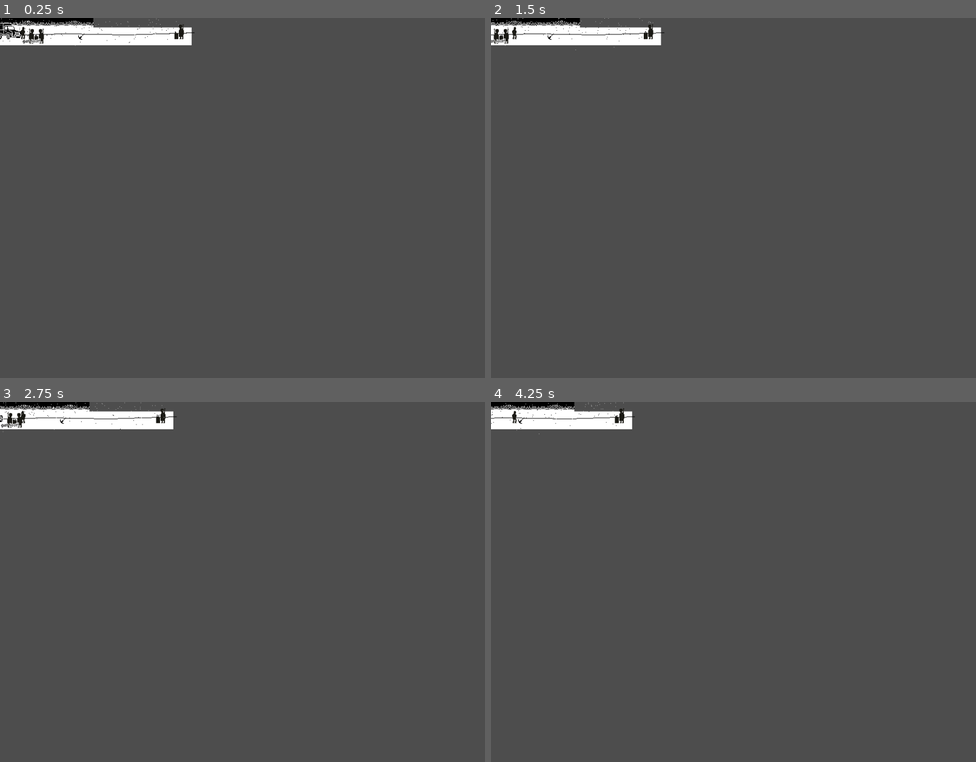
Above: before the commit, frames 1-4 (two rows, left to right).
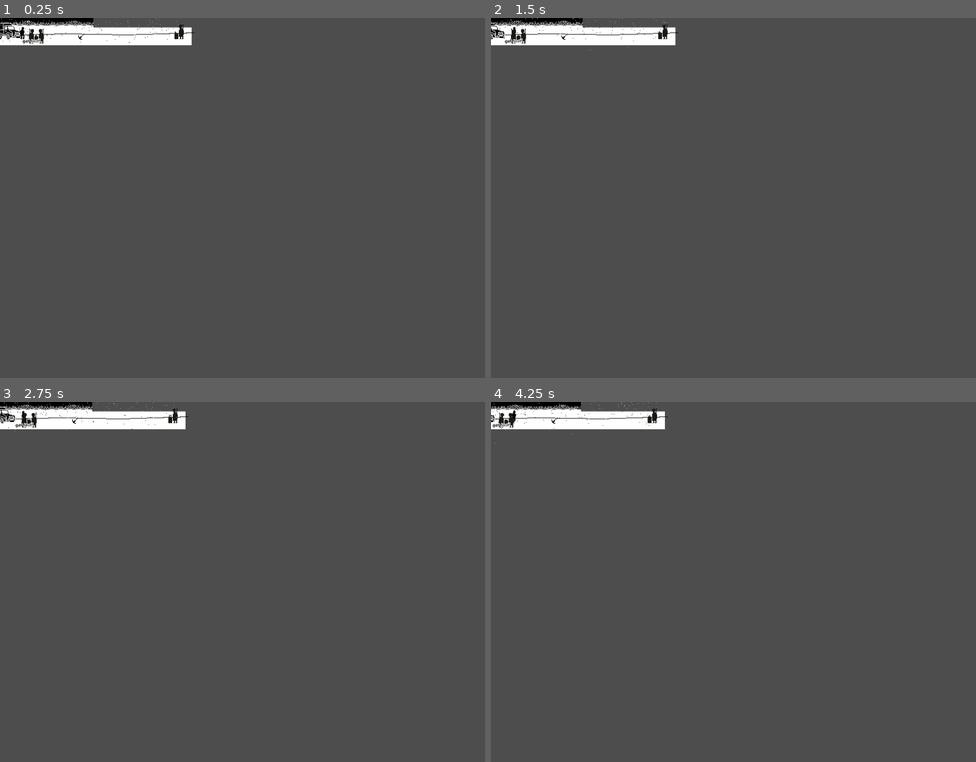
Above: after the commit, the same moments.

Repository: Eptwalabha/nj6-freeze
Game: Godot game, scene res://scene/game/lvl-labor.tscn
The game is run twice, just before and just after one commit, with the same random seed, the same clock (stepped at 60 frames per second) and the same inputs. This scene is started directly instead of the project's main scene. Sound files missing from this copy of the repository are replaced by a short silence.
Inputs:
- Up to frame 1 (0.25 s): no input
- Up to frame 2 (1.5 s): tap Enter at 0.5 s; hold Space (action-confirm) 0.53-1.28 s; hold Right (move_right) from 0.53 s (still down); tap Space (action-confirm) at 1.35 s
- Up to frame 3 (2.75 s): release Right (move_right) at 2.03 s; hold Left (move_left) from 2.03 s (still down); hold Space (action-confirm) from 2.03 s (still down)
- Up to frame 4 (4.25 s): release Left (move_left) at 2.78 s; release Space (action-confirm) at 2.78 s; hold Right (move_right) from 2.78 s (still down); tap Space (action-confirm) at 2.85 s; hold Space (action-confirm) from 3.53 s (still down)

The runs differ from the first frame. In frame 1, less than 0.1% of the frame differs, in the area x 4-6%, y 2-6%; in frame 2, 0.7%; in frame 3, 0.7%; in frame 4, 0.9%, in the area x 0-37%, y 0-12%.

Commit message:
player animation + animation tree

Diff:
--- a/main.tscn
+++ b/main.tscn
@@ -20,6 +20,7 @@
 [node name="Main" type="Node"]
 script = ExtResource("1_nrtmp")
 palette = 2
+pixel_ratio = 1.0
 
 [node name="SubViewportContainer" type="SubViewportContainer" parent="."]
 offset_right = 84.0
@@ -44,7 +45,7 @@
 anchor_bottom = 1.0
 grow_horizontal = 2
 grow_vertical = 2
-ratio = 1.36325
+ratio = 1.75
 metadata/_edit_group_ = true
 
 [node name="NokiaShader" type="ColorRect" parent="AspectRatioContainer"]
--- a/scene/core/player.gd
+++ b/scene/core/player.gd
@@ -1,8 +1,7 @@
 class_name Player
 extends CharacterBody2D
 
-const SPEED = 30.0
-const JUMP_VELOCITY = -40.0
+const SPEED = 15.0
 
 @onready var animation_player: AnimationPlayer = $AnimationPlayer
 @onready var animation_tree: AnimationTree = $AnimationTree
@@ -11,13 +10,20 @@
 var heating : bool = false
 var working : bool = false
 
+func _ready() -> void:
+	animation_tree.active = true
+
 func _physics_process(delta: float) -> void:
 	if not is_on_floor():
 		velocity.y += 50 * delta
-	velocity.x = Input.get_axis("move_left", "move_right") * 42.0
+	velocity.x = Input.get_axis("move_left", "move_right") * SPEED
 	move_and_slide()
 	_update_player_states()
 
 func _update_player_states() -> void:
+	var moving = false
 	if velocity.x != 0:
+		moving = true
 		sprite_2d.flip_h = velocity.x < 0
+	animation_tree.set("parameters/conditions/moving", moving)
+	animation_tree.set("parameters/conditions/idle", not moving)
--- a/scene/core/player.tscn
+++ b/scene/core/player.tscn
@@ -1,21 +1,113 @@
-[gd_scene load_steps=5 format=3 uid="uid://n5iv26l5gsf2"]
+[gd_scene load_steps=17 format=3 uid="uid://n5iv26l5gsf2"]
 
 [ext_resource type="Script" path="res://scene/core/player.gd" id="1_gs02o"]
-[ext_resource type="Texture2D" uid="uid://c6ub2d4kngpp3" path="res://assets/img/arts/arts.png" id="1_vt8i7"]
+[ext_resource type="Texture2D" uid="uid://5vij36722j32" path="res://assets/img/spritesheets/player.png" id="2_vlalk"]
 
 [sub_resource type="RectangleShape2D" id="RectangleShape2D_imbqk"]
 size = Vector2(8, 22)
 
+[sub_resource type="Animation" id="Animation_p0n8i"]
+resource_name = "idle"
+tracks/0/type = "value"
+tracks/0/imported = false
+tracks/0/enabled = true
+tracks/0/path = NodePath("Sprite2D:frame")
+tracks/0/interp = 1
+tracks/0/loop_wrap = true
+tracks/0/keys = {
+"times": PackedFloat32Array(0),
+"transitions": PackedFloat32Array(1),
+"update": 1,
+"values": [0]
+}
+
+[sub_resource type="Animation" id="Animation_412vt"]
+length = 0.001
+tracks/0/type = "value"
+tracks/0/imported = false
+tracks/0/enabled = true
+tracks/0/path = NodePath("Sprite2D:frame")
+tracks/0/interp = 1
+tracks/0/loop_wrap = true
+tracks/0/keys = {
+"times": PackedFloat32Array(0),
+"transitions": PackedFloat32Array(1),
+"update": 1,
+"values": [0]
+}
+
+[sub_resource type="Animation" id="Animation_mi3f6"]
+resource_name = "walk"
+loop_mode = 1
+tracks/0/type = "value"
+tracks/0/imported = false
+tracks/0/enabled = true
+tracks/0/path = NodePath("Sprite2D:frame")
+tracks/0/interp = 1
+tracks/0/loop_wrap = true
+tracks/0/keys = {
+"times": PackedFloat32Array(0, 0.25, 0.5, 0.75),
+"transitions": PackedFloat32Array(1, 1, 1, 1),
+"update": 1,
+"values": [1, 2, 3, 4]
+}
+
+[sub_resource type="AnimationLibrary" id="AnimationLibrary_ibhdy"]
+_data = {
+"RESET": SubResource("Animation_412vt"),
+"idle": SubResource("Animation_p0n8i"),
+"walk": SubResource("Animation_mi3f6")
+}
+
+[sub_resource type="AnimationNodeAnimation" id="AnimationNodeAnimation_q2win"]
+animation = &"walk"
+
+[sub_resource type="AnimationNodeTimeScale" id="AnimationNodeTimeScale_xqa8o"]
+
+[sub_resource type="AnimationNodeBlendTree" id="AnimationNodeBlendTree_l87dj"]
+graph_offset = Vector2(-113.545, 84.7529)
+nodes/Animation/node = SubResource("AnimationNodeAnimation_q2win")
+nodes/Animation/position = Vector2(0, 140)
+nodes/TimeScale/node = SubResource("AnimationNodeTimeScale_xqa8o")
+nodes/TimeScale/position = Vector2(220, 80)
+nodes/output/position = Vector2(380, 160)
+node_connections = [&"TimeScale", 0, &"Animation", &"output", 0, &"TimeScale"]
+
+[sub_resource type="AnimationNodeAnimation" id="AnimationNodeAnimation_f5rsa"]
+animation = &"idle"
+
+[sub_resource type="AnimationNodeAnimation" id="AnimationNodeAnimation_7tgb4"]
+animation = &"walk"
+
+[sub_resource type="AnimationNodeStateMachineTransition" id="AnimationNodeStateMachineTransition_lrf72"]
+advance_mode = 2
+
+[sub_resource type="AnimationNodeStateMachineTransition" id="AnimationNodeStateMachineTransition_pbrdv"]
+advance_mode = 2
+advance_condition = &"moving"
+
+[sub_resource type="AnimationNodeStateMachineTransition" id="AnimationNodeStateMachineTransition_smryo"]
+advance_mode = 2
+advance_condition = &"idle"
+
 [sub_resource type="AnimationNodeStateMachine" id="AnimationNodeStateMachine_gkmwf"]
+states/BlendTree/node = SubResource("AnimationNodeBlendTree_l87dj")
+states/BlendTree/position = Vector2(626.85, 42.06)
+states/idle/node = SubResource("AnimationNodeAnimation_f5rsa")
+states/idle/position = Vector2(364, 89)
+states/walk/node = SubResource("AnimationNodeAnimation_7tgb4")
+states/walk/position = Vector2(601, 229)
+transitions = ["Start", "idle", SubResource("AnimationNodeStateMachineTransition_lrf72"), "idle", "BlendTree", SubResource("AnimationNodeStateMachineTransition_pbrdv"), "BlendTree", "idle", SubResource("AnimationNodeStateMachineTransition_smryo")]
+graph_offset = Vector2(95.85, -11.94)
 
 [node name="Player" type="CharacterBody2D"]
 slide_on_ceiling = false
 script = ExtResource("1_gs02o")
 
 [node name="Sprite2D" type="Sprite2D" parent="."]
-position = Vector2(0, -11)
-texture = ExtResource("1_vt8i7")
-region_enabled = true
+position = Vector2(0, -15)
+texture = ExtResource("2_vlalk")
+hframes = 5
 region_rect = Rect2(11, 25, 8, 22)
 
 [node name="CollisionShape2D" type="CollisionShape2D" parent="."]
@@ -23,7 +115,17 @@
 shape = SubResource("RectangleShape2D_imbqk")
 
 [node name="AnimationPlayer" type="AnimationPlayer" parent="."]
+libraries = {
+"": SubResource("AnimationLibrary_ibhdy")
+}
 
 [node name="AnimationTree" type="AnimationTree" parent="."]
+active = false
+libraries = {
+"": SubResource("AnimationLibrary_ibhdy")
+}
 tree_root = SubResource("AnimationNodeStateMachine_gkmwf")
 anim_player = NodePath("../AnimationPlayer")
+parameters/conditions/idle = false
+parameters/conditions/moving = false
+parameters/BlendTree/TimeScale/scale = 1.75
--- a/scene/cutscenes/cs-intro.tscn
+++ b/scene/cutscenes/cs-intro.tscn
@@ -120,10 +120,6 @@
 region_enabled = true
 region_rect = Rect2(48, 0, 84, 12)
 
-[node name="Skip" parent="." instance=ExtResource("4_6bpeq")]
-position = Vector2(77, 0)
-time_to_skip = 1.0
-
 [node name="AnimationPlayer" type="AnimationPlayer" parent="."]
 libraries = {
 "": SubResource("AnimationLibrary_ng3g4")
@@ -194,6 +190,9 @@
 emission_rect_extents = Vector2(64, 10)
 direction = Vector2(0.5, 1)
 spread = 20.0
+
+[node name="Skip" parent="." instance=ExtResource("4_6bpeq")]
+position = Vector2(77, 0)
 
 [node name="Title" type="Node2D" parent="."]
 position = Vector2(21, 11)
Binary file added: assets/img/spritesheets/player.png
Not shown, added: assets/img/spritesheets/player.png.import
Not shown, added: assets/img/.DS_Store
